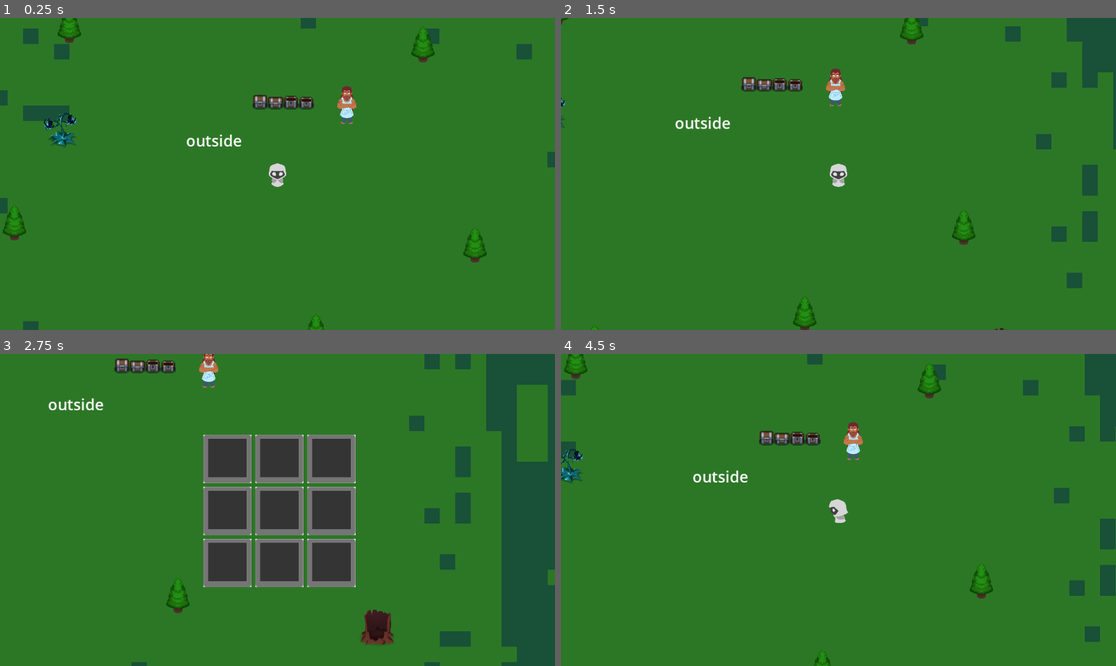
Above: before the commit, frames 1-4 (two rows, left to right).
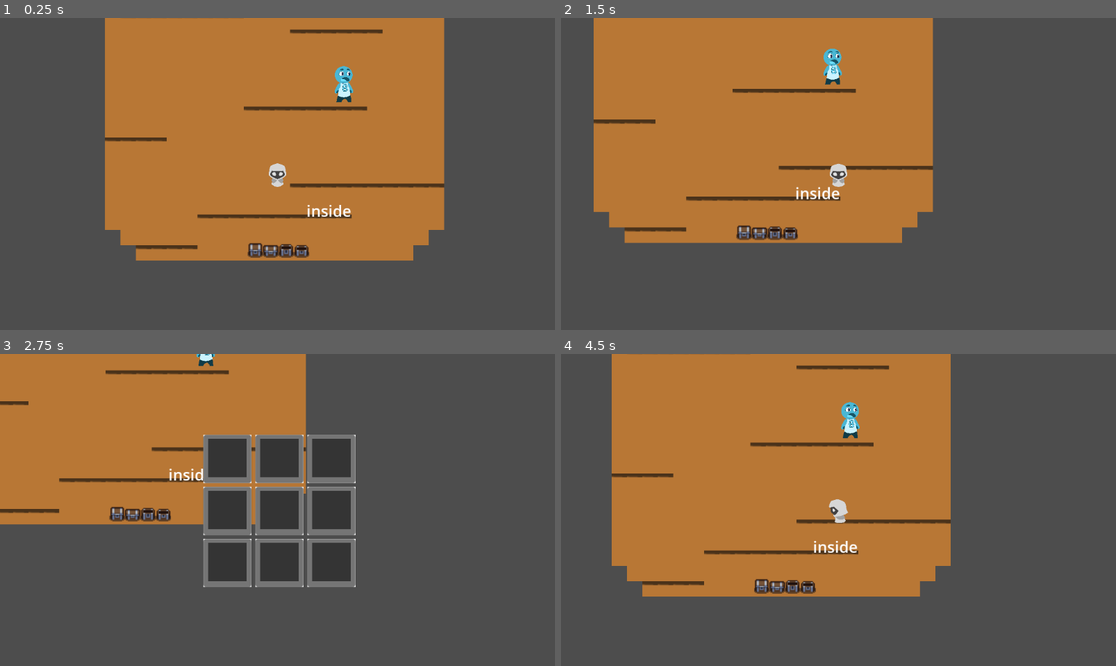
Above: after the commit, the same moments.

Repository: MeiZhen42/LightsEnd
Game: Godot game, scene res://scenes/inside.tscn
Two runs of this game, one before a commit and one after it. Both use one fixed random seed, a clock stepped at 60 frames per second and the inputs below. Before the commit the project starts from res://scenes/outside.tscn.
Inputs (mouse positions are in pixels of both pictures, inside the frame that each line leads up to):
- Up to frame 1 (0.25 s): no input
- Up to frame 2 (1.5 s): tap Enter (ui_accept) at 0.5, 0.77 s; move the mouse to (960, 158) at 0.52 s; hold Right (ui_right) 0.53-1.28 s; hold Q (q) 0.53-1.28 s; move the mouse to (727, 189) at 1.27 s; hold Down (ui_down) from 1.28 s (still down); tap Q (q) at 1.35 s
- Up to frame 3 (2.75 s): tap Enter (ui_accept) at 1.52 s; move the mouse to (333, 441) at 2.02 s; release Down (ui_down) at 2.03 s; hold Right (ui_right) from 2.03 s (still down); hold Q (q) from 2.03 s (still down)
- Up to frame 4 (4.5 s): move the mouse to (810, 572) at 2.77 s; release Right (ui_right) at 2.78 s; release Q (q) at 2.78 s; hold Up (ui_up) 2.78-3.53 s; tap Q (q) at 2.85, 4.35 s; tap Enter (ui_accept) at 3.02, 3.77 s; move the mouse to (1005, 556) at 3.52 s; hold Q (q) 3.53-4.28 s; hold Left (ui_left) from 3.53 s (still down); move the mouse to (672, 463) at 4.27 s

The runs differ from the first frame. In frame 1, 100% of the frame differs, in the area x 0-100%, y 0-100%; in frame 2, 100%; in frame 3, 88%; in frame 4, 100%.

Commit message:
Add files via upload

Diff:
--- a/CurrentVersion/project.godot
+++ b/CurrentVersion/project.godot
@@ -11,7 +11,7 @@
 [application]
 
 config/name="TestCopyGameJam2024"
-run/main_scene="res://scenes/outside.tscn"
+run/main_scene="res://scenes/inside.tscn"
 config/features=PackedStringArray("4.2", "GL Compatibility")
 
 [autoload]
--- a/CurrentVersion/scenes/inside.tscn
+++ b/CurrentVersion/scenes/inside.tscn
@@ -41,13 +41,13 @@
 texture = ExtResource("2_7dvtj")
 
 [node name="npcItem2" parent="." instance=ExtResource("4_rk6yg")]
-position = Vector2(611, 141)
+position = Vector2(-28, -57)
 
 [node name="npcItem" parent="." instance=ExtResource("4_rk6yg")]
-position = Vector2(611, 86)
+position = Vector2(-35, -184)
 
 [node name="npcItem3" parent="." instance=ExtResource("4_rk6yg")]
-position = Vector2(615, 33)
+position = Vector2(167, -56)
 
 [node name="CharacterBody2D" parent="." instance=ExtResource("7_uig8n")]
 position = Vector2(92, -263)
--- a/CurrentVersion/scenes/inventory_item.tscn
+++ b/CurrentVersion/scenes/inventory_item.tscn
@@ -3,7 +3,7 @@
 [ext_resource type="Script" path="res://scripts/inventory_item.gd" id="1_dvlk5"]
 
 [sub_resource type="CircleShape2D" id="CircleShape2D_fwx5y"]
-radius = 14.0
+radius = 173.968
 
 [node name="inventory_item" type="Node2D" groups=["item"]]
 script = ExtResource("1_dvlk5")
--- a/CurrentVersion/scenes/randomizedNPCs.tscn
+++ b/CurrentVersion/scenes/randomizedNPCs.tscn
@@ -1,7 +1,7 @@
 [gd_scene load_steps=8 format=3 uid="uid://c6e2iw1166lkf"]
 
-[ext_resource type="Texture2D" uid="uid://ci3ndyy0h0wn0" path="res://objects/rock_in_water-sheet.png" id="1_6yak4"]
 [ext_resource type="Script" path="res://scripts/playerNpcRange.gd" id="1_ebu0w"]
+[ext_resource type="Texture2D" uid="uid://cm46tp4rg36wo" path="res://characters/SpriteSheet.png" id="2_drq26"]
 [ext_resource type="Script" path="res://scripts/randomizedNPCs.gd" id="2_rmjtu"]
 [ext_resource type="Script" path="res://scripts/randomizedNpcText.gd" id="4_ap5d4"]
 [ext_resource type="Texture2D" uid="uid://dum7r6yxsxbrc" path="res://objects/Shadow.png" id="4_gi7pr"]
@@ -14,18 +14,20 @@
 script = ExtResource("1_ebu0w")
 
 [node name="fixedNPCs" type="Sprite2D" parent="."]
-scale = Vector2(1, 0.994937)
-texture = ExtResource("1_6yak4")
+scale = Vector2(0.05, 0.05)
+texture = ExtResource("2_drq26")
 region_enabled = true
-region_rect = Rect2(0, 0, 16, 16)
+region_rect = Rect2(0, 0, 598.55, 782.105)
 script = ExtResource("2_rmjtu")
 
 [node name="Slime-icon" type="Sprite2D" parent="fixedNPCs"]
+visible = false
 position = Vector2(-1, -7.03562)
 scale = Vector2(0.1, 0.101)
 texture = ExtResource("4_gi7pr")
 
 [node name="Area2D" type="Area2D" parent="fixedNPCs"]
+visible = false
 
 [node name="CollisionShape2D" type="CollisionShape2D" parent="fixedNPCs/Area2D"]
 shape = SubResource("CircleShape2D_drqwj")
Binary file added: CurrentVersion/characters/SpriteSheet.png
Not shown, added: CurrentVersion/characters/SpriteSheet.png.import
Not shown: 1 places in CurrentVersion/scenes/outside.tscn that only renumber resources
